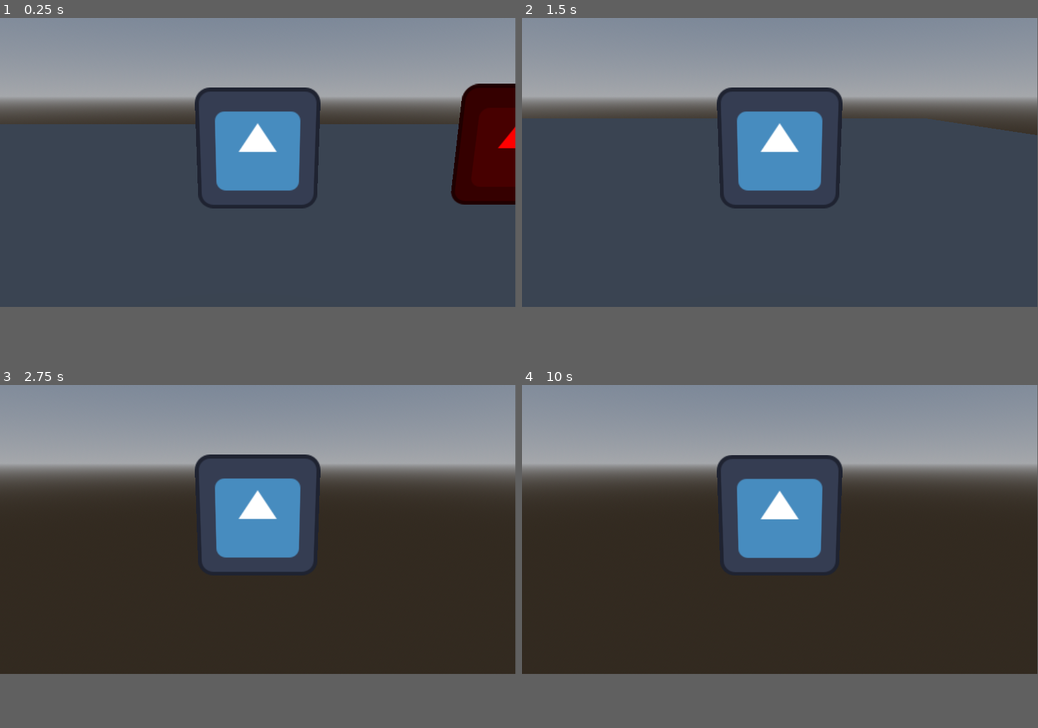
Above: before the commit, frames 1-4 (two rows, left to right).
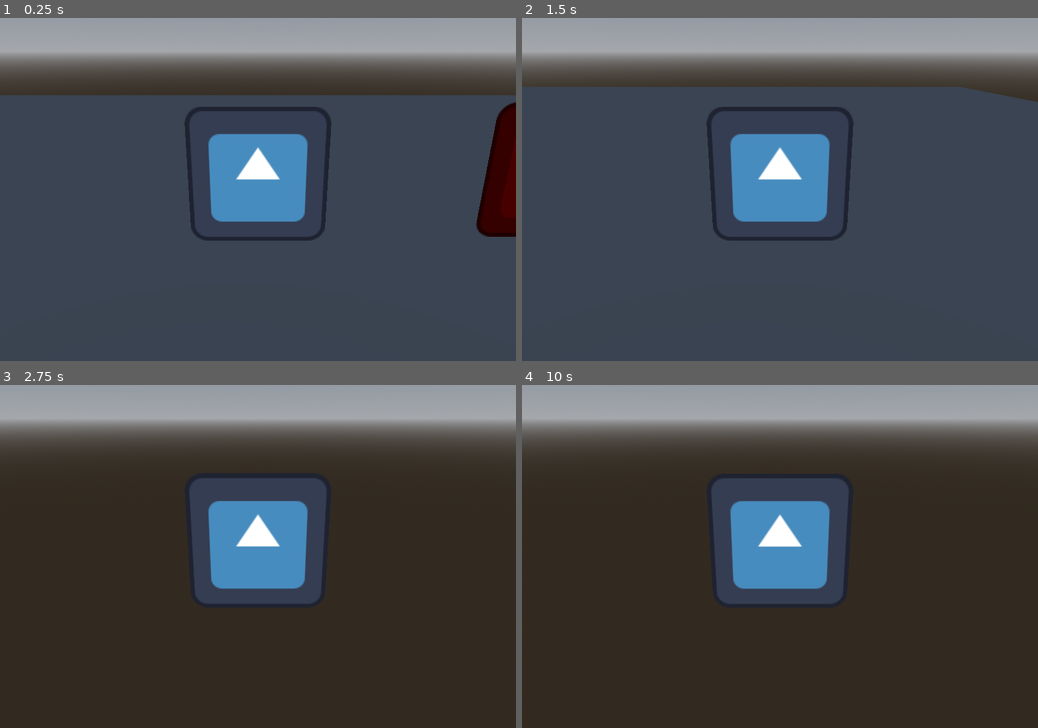
Above: after the commit, the same moments.

Repository: potatogonehaywire/Game_Design_Club
Game: Godot game, scene res://testscene.tscn
The game is run twice, just before and just after one commit, with the same random seed, the same clock (stepped at 60 frames per second) and the same inputs. The engine's default icon, where the game draws it, is replaced by a stand-in: a white triangle on a blue panel in a dark square.
Inputs (mouse positions are in pixels of both pictures, inside the frame that each line leads up to):
- Up to frame 1 (0.25 s): no input
- Up to frame 2 (1.5 s): tap Enter at 0.5 s; move the mouse to (893, 148) at 0.52 s; hold Right (right) 0.53-1.28 s; click (893, 148) at 0.6 s; tap Space (jump) at 0.77 s; tap E (ranged) at 0.8, 1.35 s; move the mouse to (676, 175) at 1.27 s; hold S (backward) from 1.28 s (still down)
- Up to frame 3 (2.75 s): tap Space (jump) at 1.52 s; click (154, 542) at 1.55 s; move the mouse to (309, 467) at 2.02 s; release S (backward) at 2.03 s; hold Right (right) from 2.03 s (still down); click (309, 467) at 2.1 s; tap E (ranged) at 2.3 s
- Up to frame 4 (10 s): tap Space (jump) at 2.75, 3.02, 3.77, 4.25, 4.52, 5.75, 6.02, 6.77, 7.52, 9.02, 9.77 s; move the mouse to (754, 587) at 2.77 s; release Right (right) at 2.78 s; hold W (forward) 2.78-3.53 s; tap E (ranged) at 2.85, 3.8, 4.35, 5.3, 5.85, 6.8, 7.35, 8.3, 8.85, 9.8 s; click (754, 587) at 3.05 s; tap Enter at 3.5, 5 s; move the mouse to (934, 573) at 3.52 s; hold A (left) 3.53-5.03 s; click (934, 573) at 3.6 s; move the mouse to (625, 484) at 4.27 s; click (625, 484) at 4.55 s; move the mouse to (805, 529) at 5.02 s; hold S (backward) 5.03-5.78 s; click (805, 529) at 5.1 s; move the mouse to (702, 457) at 5.77 s; hold Right (right) 5.78-6.53 s; click (702, 457) at 6.05 s; move the mouse to (893, 515) at 6.52 s; hold W (forward) 6.53-7.28 s; click (893, 515) at 6.6 s; move the mouse to (676, 542) at 7.27 s; hold Right (right) 7.28-8.03 s; click (676, 542) at 7.55 s; move the mouse to (831, 467) at 8.02 s; hold S (backward) 8.03-8.78 s; click (831, 467) at 8.1 s; move the mouse to (754, 587) at 8.77 s; hold A (left) 8.78-9.53 s; click (754, 587) at 9.05 s; move the mouse to (934, 573) at 9.52 s; hold W (forward) from 9.53 s (still down); click (934, 573) at 9.6 s
In our replay, the window is 799x449 before the commit and 800x533 after it. These sizes can differ from the game's own. Grey fills any space a smaller window leaves; there, only what the larger window draws over its background counts as a difference.

The runs differ from the first frame. In frame 1, 28% of the frame differs, in the area x 0-100%, y 0-65%; in frame 2, 25%; in frame 3, 27%; in frame 4, 27%.

Commit message:
projectiles
woah you can aim with your mouse
thanks google

Diff:
--- a/test-project/Global.gd
+++ b/test-project/Global.gd
@@ -11,6 +11,7 @@
 
 var enemyHitID = 0
 var enemyIsHit: bool = false
+var isProjectile = false
 
 
 func _process(_delta: float) -> void:
--- a/test-project/playerAttacks.gd
+++ b/test-project/playerAttacks.gd
@@ -4,9 +4,14 @@
 const jumpspeed = 20
 var jump = 2
 var cooldownOff = true
+var rangedCooldownOff = true
 var damaged = null
 @onready var attack = $AttackHitbox/AttackHitboxCollision
 @onready var cooldown = $cooldown
+@onready var rangedCooldown = $rangedCooldown
+
+var ProjectileScene: PackedScene = preload("res://projectile.tscn")
+@onready var muzzle_location: Marker3D = $projectileMarkerThing
 
 func _ready() -> void:
 	attack.disabled = true
@@ -19,10 +24,14 @@
 		Global.weapon_check()
 		attack.disabled = false
 		Global.stamina -= 10
+		cooldownOff = false
 		await get_tree().create_timer(0.1).timeout
 		attack.disabled = true
-		cooldownOff = false
 		cooldown.start(0.5)
+	if Input.is_action_just_pressed("ranged") && rangedCooldownOff == true:
+		rangedCooldownOff = false
+		rangedCooldown.start(1)
+		shoot()
 
 func _physics_process(_delta: float) -> void:
 	if Input.is_action_pressed("left"):
@@ -67,3 +76,32 @@
 
 func _on_cooldown_timeout() -> void:
 	cooldownOff = true
+
+func _on_ranged_cooldown_timeout() -> void:
+	rangedCooldownOff = true
+
+func shoot():
+	var camera = get_viewport().get_camera_3d()
+	var mouse_position = get_viewport().get_mouse_position()
+
+	var ray_origin = camera.project_ray_origin(mouse_position)
+	var ray_direction = camera.project_ray_normal(mouse_position)
+	var ray_length = 500.0
+
+	var query = PhysicsRayQueryParameters3D.create(ray_origin, ray_origin + ray_direction * ray_length)
+	var space_state = get_world_3d().direct_space_state
+	var result = space_state.intersect_ray(query)
+
+	var target_point: Vector3
+	if result:
+		target_point = result.position
+	else:
+		target_point = ray_origin + ray_direction * ray_length
+
+	var direction_to_target = (target_point - muzzle_location.global_position).normalized()
+
+	var projectile_instance = ProjectileScene.instantiate()
+	get_tree().current_scene.add_child(projectile_instance)
+
+	projectile_instance.global_position = muzzle_location.global_position
+	projectile_instance.move_direction = direction_to_target
--- a/test-project/playerAttacks.tscn
+++ b/test-project/playerAttacks.tscn
@@ -24,7 +24,7 @@
 shape = SubResource("BoxShape3D_hqtel")
 
 [node name="Camera" type="Camera3D" parent="."]
-transform = Transform3D(1, 0, 0, 0, 0.9812692, 0.19264188, 0, -0.19264187, 0.9812692, 0, 0.08326121, 0.5264011)
+transform = Transform3D(1, 0, 0, 0, 0.94519985, 0.32649213, 0, -0.32649213, 0.94519985, 0, 0.16419668, 0.5266658)
 fov = 46.47491
 
 [node name="hitbox" type="Area3D" parent="."]
@@ -43,5 +43,10 @@
 
 [node name="cooldown" type="Timer" parent="."]
 
+[node name="rangedCooldown" type="Timer" parent="."]
+
+[node name="projectileMarkerThing" type="Marker3D" parent="."]
+
 [connection signal="body_entered" from="AttackHitbox" to="." method="_on_attack_hitbox_body_entered"]
 [connection signal="timeout" from="cooldown" to="." method="_on_cooldown_timeout"]
+[connection signal="timeout" from="rangedCooldown" to="." method="_on_ranged_cooldown_timeout"]
--- a/test-project/project.godot
+++ b/test-project/project.godot
@@ -18,6 +18,11 @@
 [autoload]
 
 Global="*res://Global.gd"
+
+[display]
+
+window/size/viewport_width=1500
+window/size/viewport_height=1000
 
 [global_group]
 
--- /dev/null
+++ b/test-project/projectile.gd
@@ -0,0 +1,31 @@
+extends CharacterBody3D
+
+var move_direction := Vector3.ZERO
+var speed := 5.5
+var life_timer := 2.0
+
+func _ready():
+	await get_tree().create_timer(life_timer).timeout
+	queue_free()
+
+func _process(_delta):
+	if speed > 3.0:
+		speed -= 0.075
+	else:
+		speed -= 0
+	velocity = move_direction * speed
+	move_and_slide()
+
+
+func _on_projectile_hitbox_body_entered(body: Node3D) -> void:
+	if body.is_in_group("enemy"):
+		if body.has_method("upon_hit"):
+			var id = body.id
+			Global.enemyHitID = id
+			Global.isProjectile = true
+			enemy_hit()
+
+
+func enemy_hit() -> void:
+	Global.enemyIsHit = true
+	queue_free()
--- /dev/null
+++ b/test-project/projectile.tscn
@@ -0,0 +1,32 @@
+[gd_scene load_steps=5 format=3 uid="uid://cypk7ydkr5r7b"]
+
+[ext_resource type="Texture2D" uid="uid://d04aeigorso2u" path="res://icon.svg" id="1_a85iw"]
+[ext_resource type="Script" uid="uid://j8bijkkoja23" path="res://projectile.gd" id="1_qxf0c"]
+
+[sub_resource type="SphereShape3D" id="SphereShape3D_qxf0c"]
+radius = 0.11243766
+
+[sub_resource type="SphereShape3D" id="SphereShape3D_dgwo2"]
+radius = 0.12638149
+
+[node name="projectile" type="CharacterBody3D"]
+transform = Transform3D(0.3, 0, 0, 0, 0.3, 0, 0, 0, 0.3, 0, 0, 0)
+axis_lock_linear_y = true
+script = ExtResource("1_qxf0c")
+
+[node name="projectileSprite" type="Sprite3D" parent="."]
+transform = Transform3D(0.2, 0, 0, 0, 0.2, 0, 0, 0, 0.2, 0, 0, 0)
+modulate = Color(0.18344527, 0.65219605, 5.7756904e-07, 1)
+texture = ExtResource("1_a85iw")
+
+[node name="projectileCollision" type="CollisionShape3D" parent="."]
+shape = SubResource("SphereShape3D_qxf0c")
+disabled = true
+
+[node name="projectileHitbox" type="Area3D" parent="."]
+
+[node name="projectileCollisionHitbox" type="CollisionShape3D" parent="projectileHitbox"]
+shape = SubResource("SphereShape3D_dgwo2")
+debug_color = Color(0.9671822, 0, 0.46782863, 0.41960785)
+
+[connection signal="body_entered" from="projectileHitbox" to="." method="_on_projectile_hitbox_body_entered"]
--- a/test-project/testdummy.gd
+++ b/test-project/testdummy.gd
@@ -39,18 +39,15 @@
 	if self.canDamage == true:
 		Global.enemyIsHit = false
 		self.canDamage = false
-		self.enemyhp -= 15 * Global.weapon
+		if Global.isProjectile == true:
+			self.enemyhp -= 10 * Global.ranged
+			Global.isProjectile = false
+		else:
+			self.enemyhp -= 15 * Global.weapon
 		if self.enemyhp <= 0:
 			Global.enemyIsHit = false
 			self.queue_free()
+			print("eurgh")
 		else:
 			print (self.enemyhp)
 			self.canDamage = true
-
-
-func die() -> void:
-	print("eurgh")
-	$Collision.disabled = true
-	$Hitbox/HitboxShape.disabled = true
-	self.visible = false
-	self.queue_free()
Not shown, added: test-project/projectile.gd.uid
